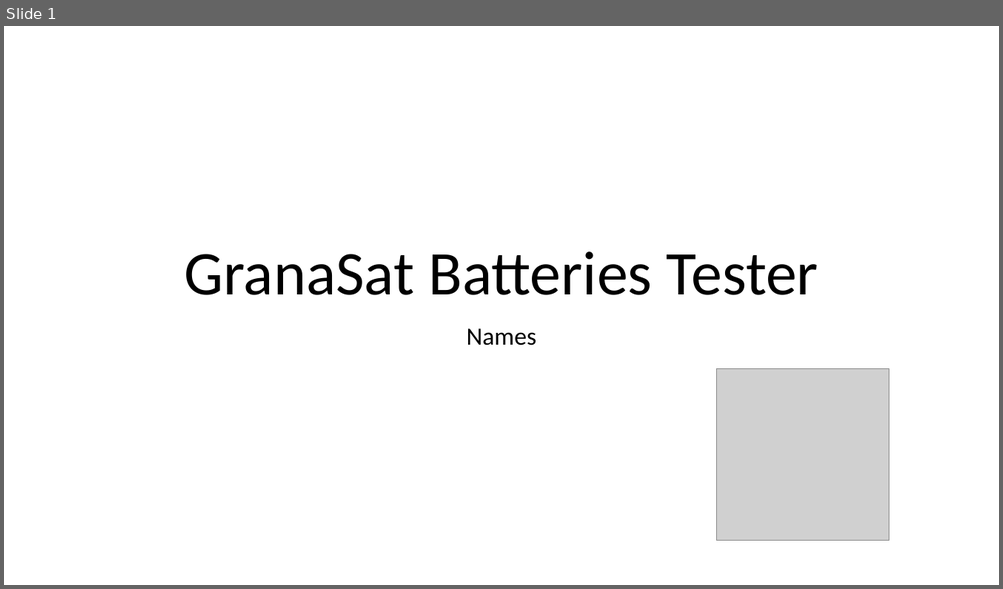
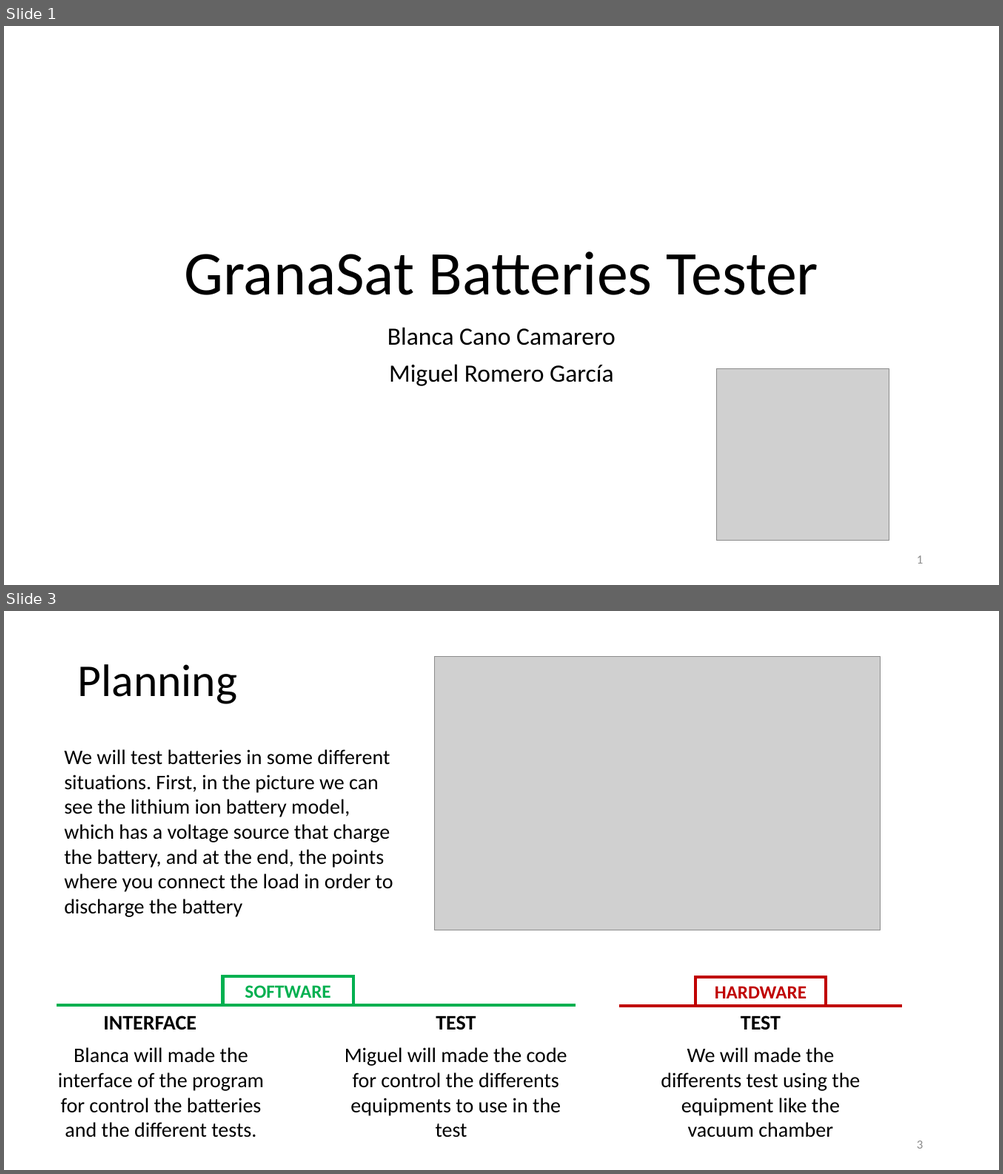
Before and after one commit to BlancaCC/granaSat_batteries, a slide deck: presentacion1/GranaSat Batteries Tester.pptx. Shown one above the other, each under a label of ours: slide 1 before the commit, slides 1 and 3 after it; the slides between them are not shown. The pictures are 1003x589 and 1003x1174 pixels, drawn with LibreOffice and Linux fonts; fonts in the diff are those of the drawing; grey boxes stand for pictures. Boxes give left, top, right and bottom in pixels: in the first picture for what was removed or moved away, otherwise in the second. Text is boxed around its words. In the diff, an @@ line names an element or a change of style, - is before the commit and + after.

```diff
--- a/presentacion1/GranaSat Batteries Tester.pptx
+++ b/presentacion1/GranaSat Batteries Tester.pptx
@@ slide 3 added at (4, 611, 999, 1170), background #FFFFFF @@
@@ title added at (78, 664, 237, 704), 44 pt, text #000000 @@
+Planning
@@ picture added at (435, 657, 880, 930) @@
@@ text added at (64, 749, 393, 917), 20 pt, text #000000 @@
+We will test batteries in some different situations. First, in the picture we can see the lithium ion battery model, which has a voltage source that charge the battery, and at the end, the points where you connect the load in order to discharge the battery
@@ rectangle added at (222, 977, 353, 1005), outline #00B050 3 pt, 18 pt, text #00B050, bold @@
+SOFTWARE
@@ rectangle added at (695, 977, 825, 1005), outline #C00000 3 pt, 18 pt, text #C00000, bold @@
+HARDWARE
@@ line added from (57, 1005) to (575, 1005), #00B050 3 pt @@
@@ line added from (619, 1006) to (902, 1006), #C00000 3 pt @@
@@ text added at (103, 1016, 196, 1030), 20 pt, text #000000, bold @@
+INTERFACE
@@ text added at (435, 1016, 475, 1030), 20 pt, text #000000, bold @@
+TEST
@@ text added at (740, 1016, 780, 1031), 20 pt, text #000000, bold @@
+TEST
@@ text added at (58, 1048, 264, 1138), 20 pt, text #000000 @@
+Blanca will made the interface of the program for control the batteries and the different tests.
@@ text added at (344, 1048, 567, 1138), 20 pt, text #000000 @@
+Miguel will made the code for control the differents equipments to use in the test
@@ text added at (660, 1048, 859, 1138), 20 pt, text #000000 @@
+We will made the differents test using the equipment like the vacuum chamber
@@ page number added at (916, 1141, 922, 1149), 12 pt, text #8C8C8C @@
+3
@@ slide 1 changed as well @@
@@ subtitle at (387, 327, 615, 386): text changed @@
-Names
+Blanca Cano Camarero
+Miguel Romero García
@@ page number added at (916, 556, 922, 564), 12 pt, text #8C8C8C @@
+1
```
Also in this commit, not shown: 2 other slides changed, 5 other slides added, 13 slides removed, 2 other files.
